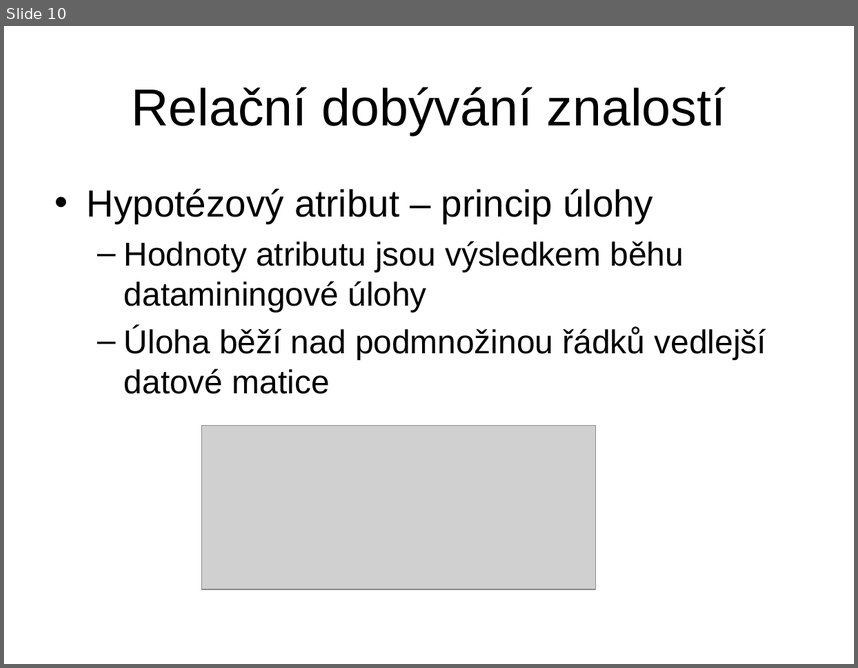
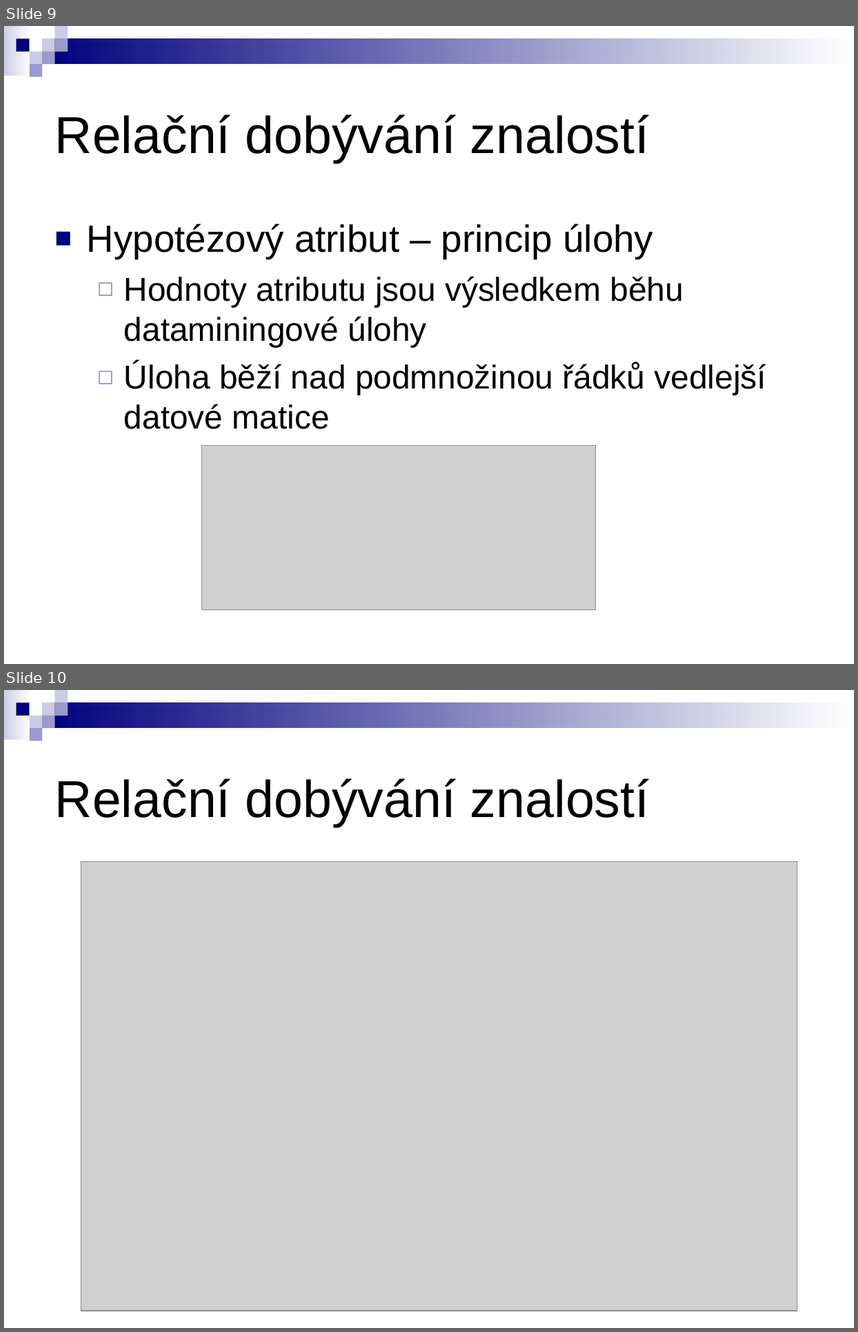
Before and after one commit to michalkovy/ferda, a slide deck: publications/diplomky/kuzmos/Prezentace/Relační GUHA procedury.ppt. Shown one above the other, each under a label of ours: slide 10 before the commit, slides 9 and 10 after it. The pictures are 858x668 and 858x1332 pixels, drawn with LibreOffice and Linux fonts; fonts in the diff are those of the drawing; grey boxes stand for pictures. Boxes give left, top, right and bottom in pixels: in the first picture for what was removed or moved away, otherwise in the second. Text is boxed around its words. In the diff, an @@ line names an element or a change of style, - is before the commit and + after.

```diff
--- a/publications/diplomky/kuzmos/Prezentace/Relační GUHA procedury.ppt
+++ b/publications/diplomky/kuzmos/Prezentace/Relační GUHA procedury.ppt
@@ slide 10 added at (4,690,854,1328), background #FFFFFF; not listed: 9 template elements that a slide beside it also shows @@
@@ title added at (55,778,649,827), 44 pt, text #000000 @@
+Relační dobývání znalostí
@@ picture added at (81,862,797,1310) @@
@@ what was slide 10 is now slide 9 @@
@@ slide 9 changed as well @@
@@ group added at (4,26,854,77): 9 rectangles @@
@@ title "Relační dobývání znalostí": place and size @@
-title "Relační dobývání znalostí" at (132,87,726,135)
+title "Relační dobývání znalostí" at (55,114,649,163)
@@ title "Relační dobývání znalostí" at (55,114,649,163): alignment centre to left @@
@@ text "Hypotézový atribut – princip úlohy": place and size @@
-text "Hypotézový atribut – princip úlohy" at (87,188,766,394)
+text "Hypotézový atribut – princip úlohy" at (87,223,766,429)
@@ text "Hypotézový atribut – princip úlohy" at (87,223,766,429): bullet • to ■; bullet colour #000000 to #00007D; bullet – to ◻; bullet colour #000000 to #9999CC @@
@@ picture: place and size @@
-picture at (201,425,595,589)
+picture at (201,445,595,609)
```
Also in this commit, not shown: 15 other slides changed, 1 slide removed, 14 other files.
